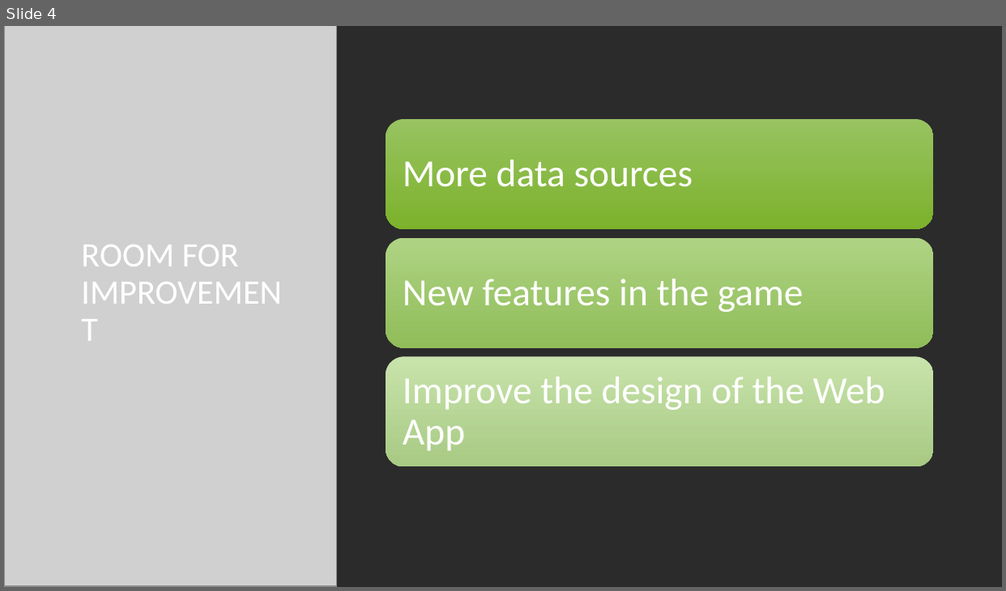
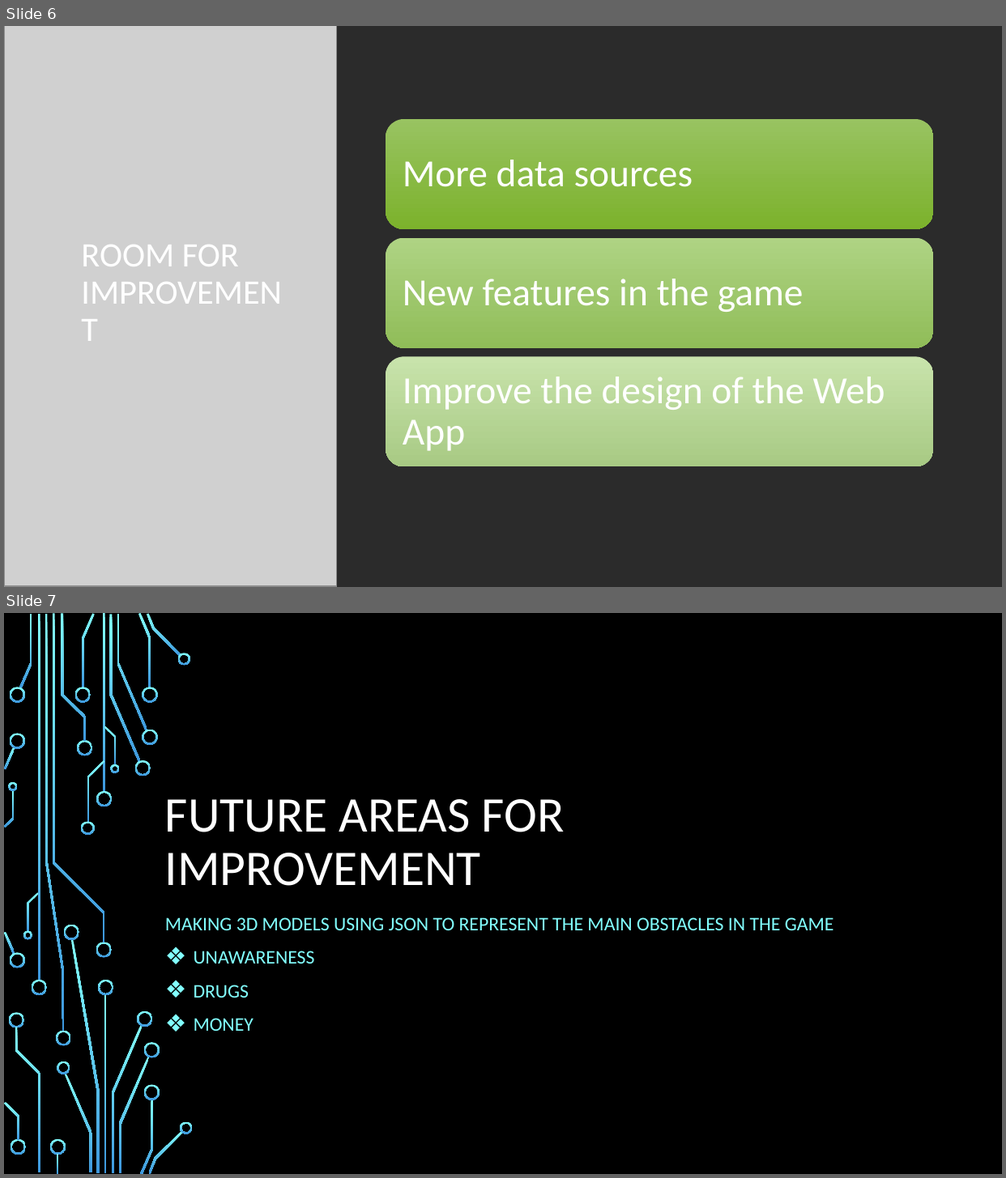
Before and after one commit to glasgow2017/team-5, a slide deck: Presentation/codeforhoodtech.pptx. Shown one above the other, each under a label of ours: slide 4 before the commit, slides 6 and 7 after it. The pictures are 1006x591 and 1006x1178 pixels, drawn with LibreOffice and Linux fonts; fonts in the diff are those of the drawing; grey boxes stand for pictures; background and template pictures are left out; a plain dark background stands for a picture behind light text. Boxes give left, top, right and bottom in pixels: in the first picture for what was removed or moved away, otherwise in the second. Text is boxed around its words. In the diff, an @@ line names an element or a change of style, - is before the commit and + after.

```diff
--- a/Presentation/codeforhoodtech.pptx
+++ b/Presentation/codeforhoodtech.pptx
@@ slide 7 added at box(4, 613, 1002, 1174), background picture (left out) @@
@@ title added at box(165, 799, 565, 886), 48 pt, text #FFFFFF @@
+FUTURE AREAS FOR IMPROVEMENT
@@ subtitle added at box(165, 918, 834, 1031), 18.5 pt, text #82FFFF @@
+MAKING 3D MODELS USING JSON TO REPRESENT THE MAIN OBSTACLES IN THE GAME
+❖ UNAWARENESS
+❖ DRUGS
+❖ MONEY
@@ group added at box(4, 613, 193, 1174): 50 freeform shapes, 4 rectangles @@
@@ what was slide 4 is now slide 6 @@
```
Also in this commit, not shown: 1 slide changed, 2 other slides added, 1 other file.
